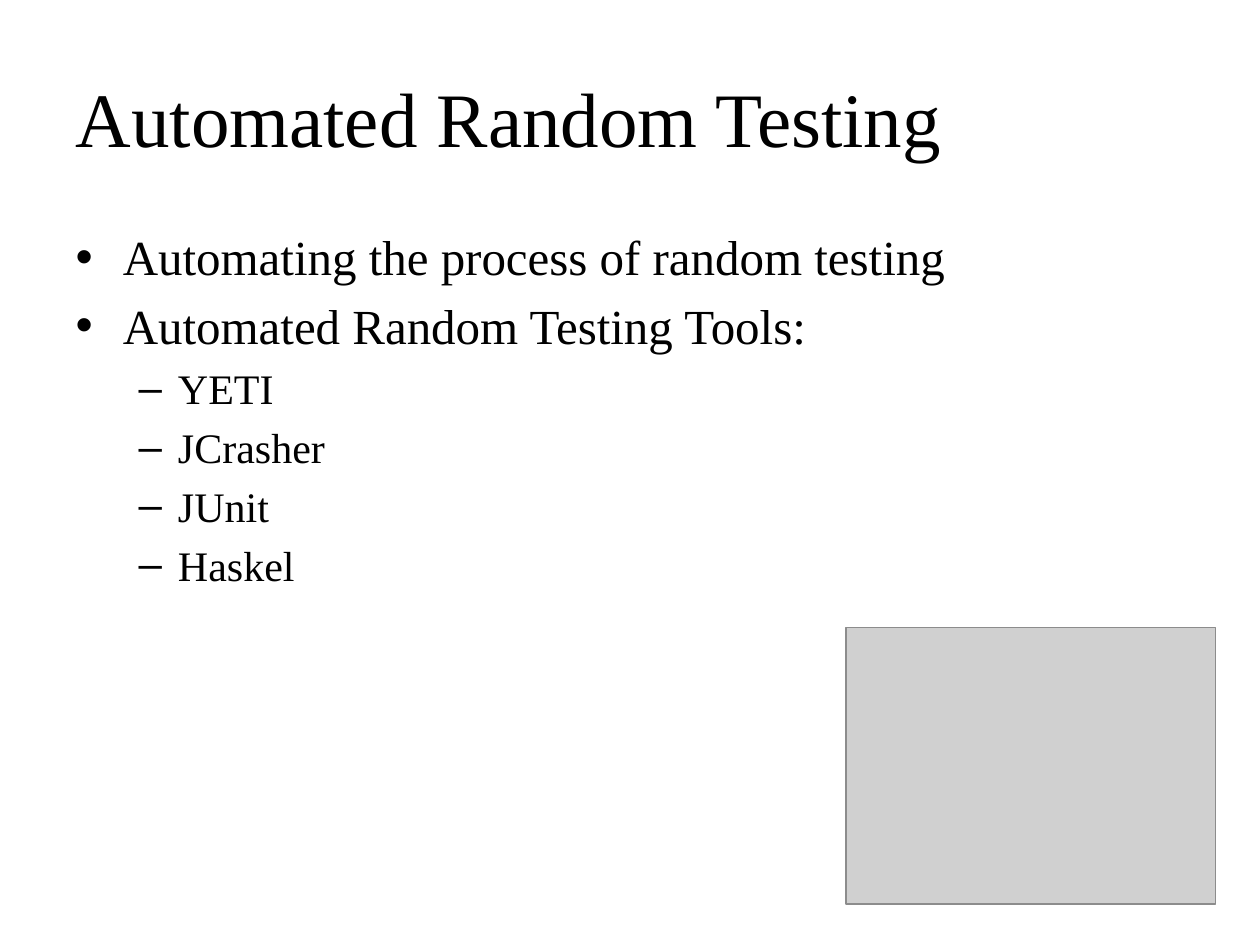
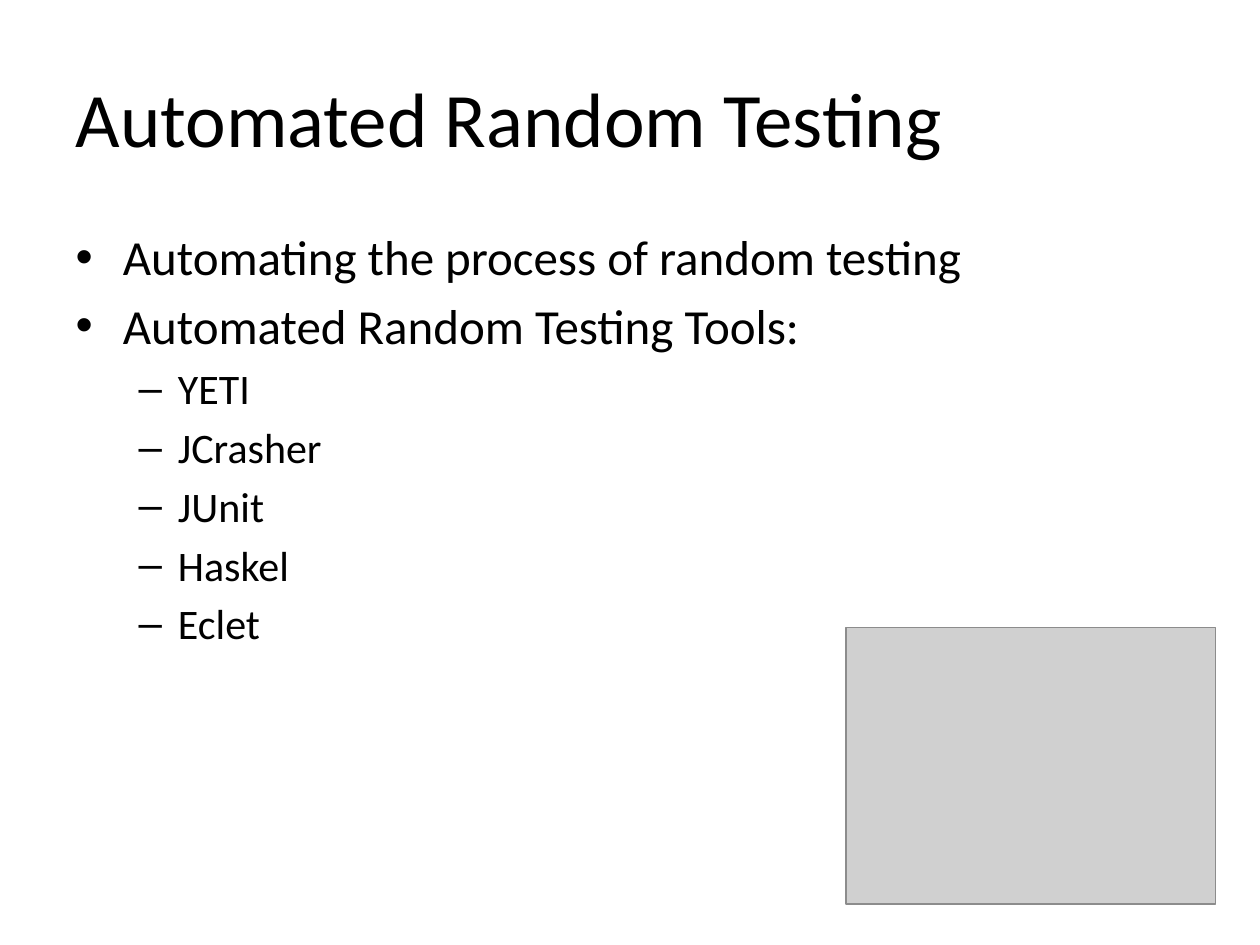
Before and after one commit to maochy/yeti-test, a slide deck: slide 6 of ThesisSeminar/newOne.pptx. Drawn at 1260x945 pixels with LibreOffice and Linux fonts; fonts in the diff are those of the drawing; grey boxes stand for pictures. Boxes give left, top, right and bottom in pixels: in the first picture for what was removed or moved away, otherwise in the second. Text is boxed around its words. In the diff, an @@ line names an element or a change of style, - is before the commit and + after.

```diff
--- a/ThesisSeminar/newOne.pptx
+++ b/ThesisSeminar/newOne.pptx
@@ title "Automated Random Testing" at (76, 93, 942, 161): font Times New Roman to Calibri @@
@@ text at (123, 241, 961, 582): font Times New Roman to Calibri @@
@@ text at (178, 609, 260, 640): paragraph added @@
+  – Eclet
```
Also in this commit, not shown: 18 other slides changed, 10 slides added, 1 slide removed, 1 other file.
